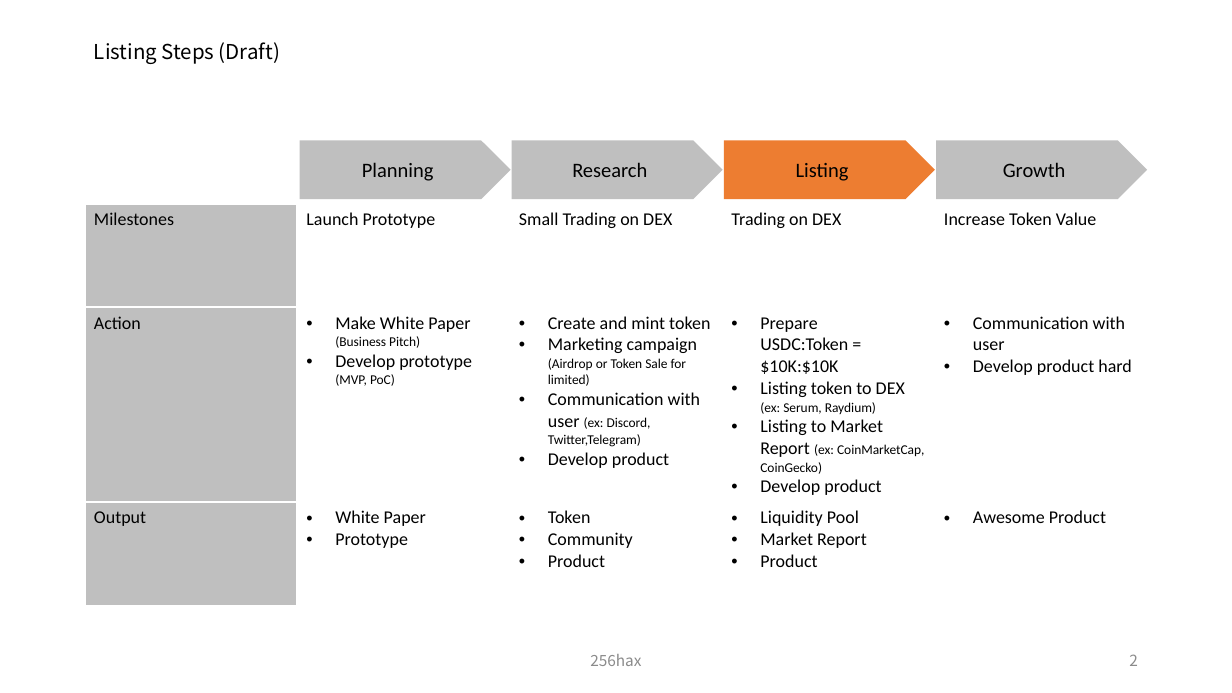
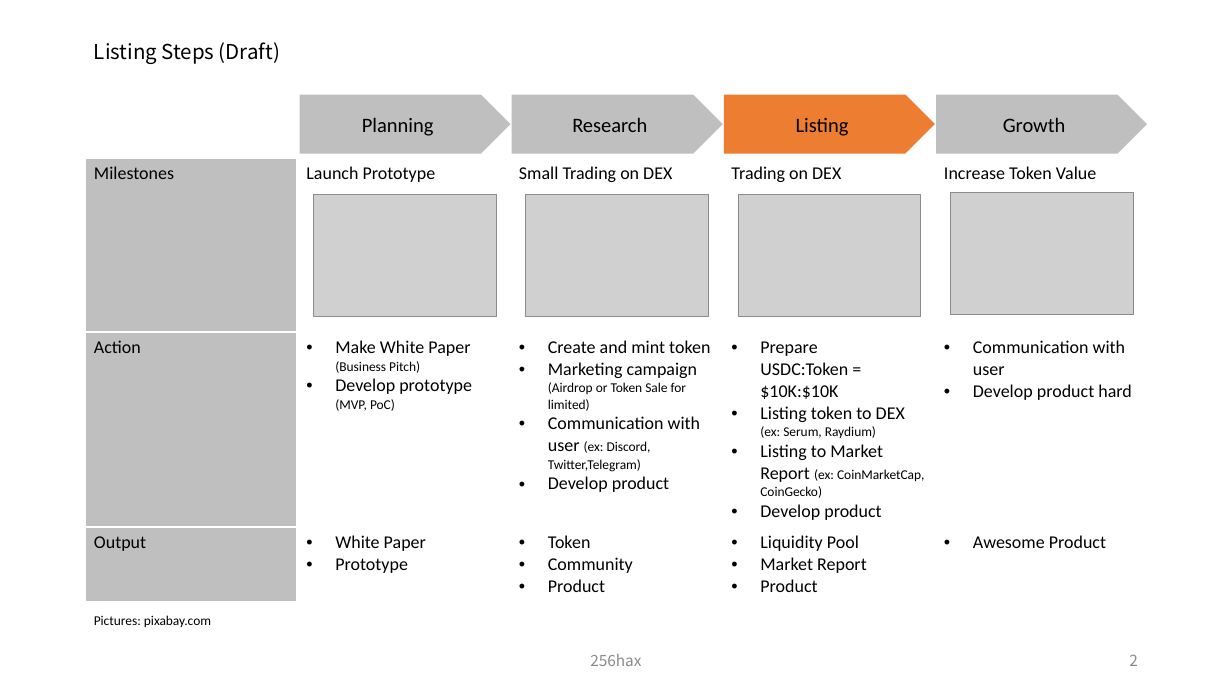
Before and after one commit to SmartGru25/Solana-React-Minimal, a slide deck: slide 3 of docs/Solana_Blockchain_Outline_Figure.pptx. Drawn at 1232x693 pixels with LibreOffice and Linux fonts; fonts in the diff are those of the drawing; grey boxes stand for pictures. Boxes give left, top, right and bottom in pixels: in the first picture for what was removed or moved away, otherwise in the second. Text is boxed around its words. In the diff, an @@ line names an element or a change of style, - is before the commit and + after.

```diff
--- a/docs/Solana_Blockchain_Outline_Figure.pptx
+++ b/docs/Solana_Blockchain_Outline_Figure.pptx
@@ 4 pentagon arrows: place and size @@
-4 pentagon arrows at [299, 140, 1147, 200]
+4 pentagon arrows at [299, 94, 1147, 153]
@@ table: place and size @@
-table at [85, 204, 1148, 604]
+table at [85, 158, 1148, 598]
@@ picture added at [313, 194, 496, 316] @@
@@ picture added at [526, 194, 709, 316] @@
@@ picture added at [738, 194, 921, 316] @@
@@ picture added at [950, 192, 1133, 314] @@
@@ text added at [94, 615, 211, 627], 10.5 pt, text #000000 @@
+Pictures: pixabay.com
```
Also in this commit, not shown: 1 other slide changed.
